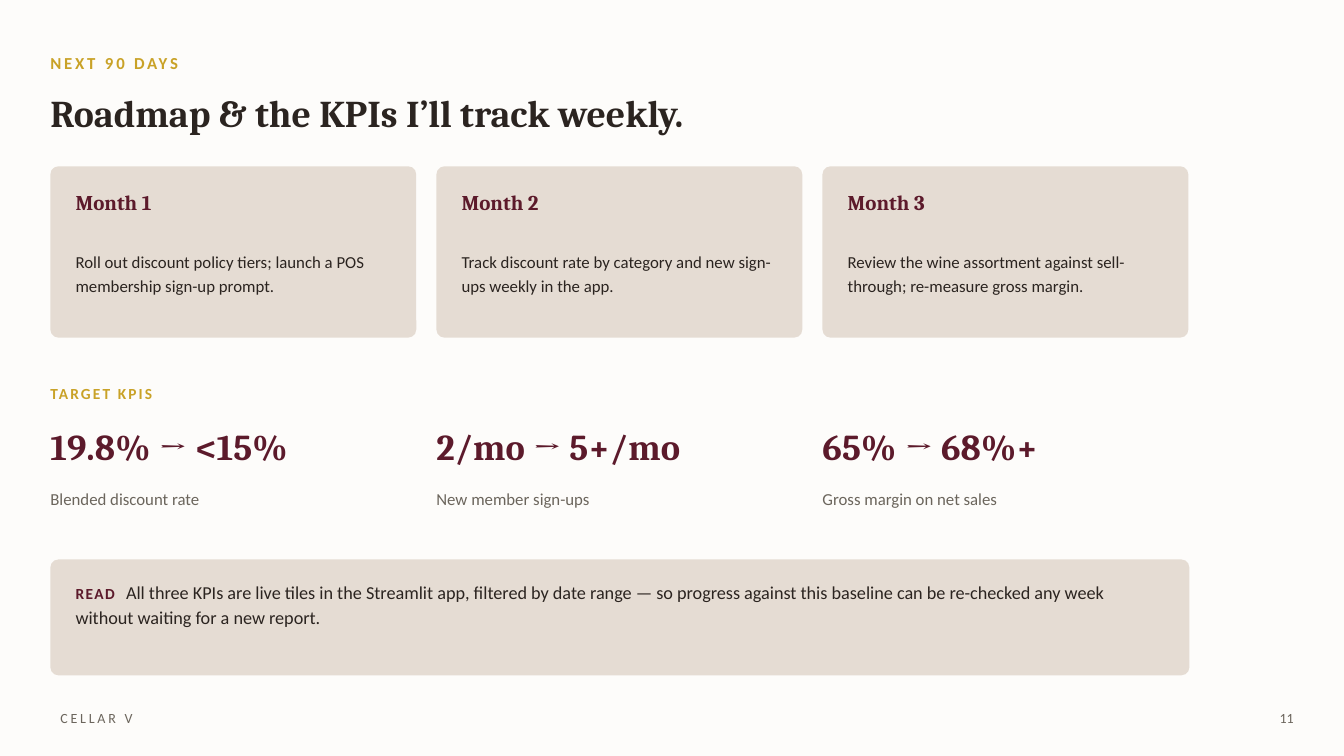
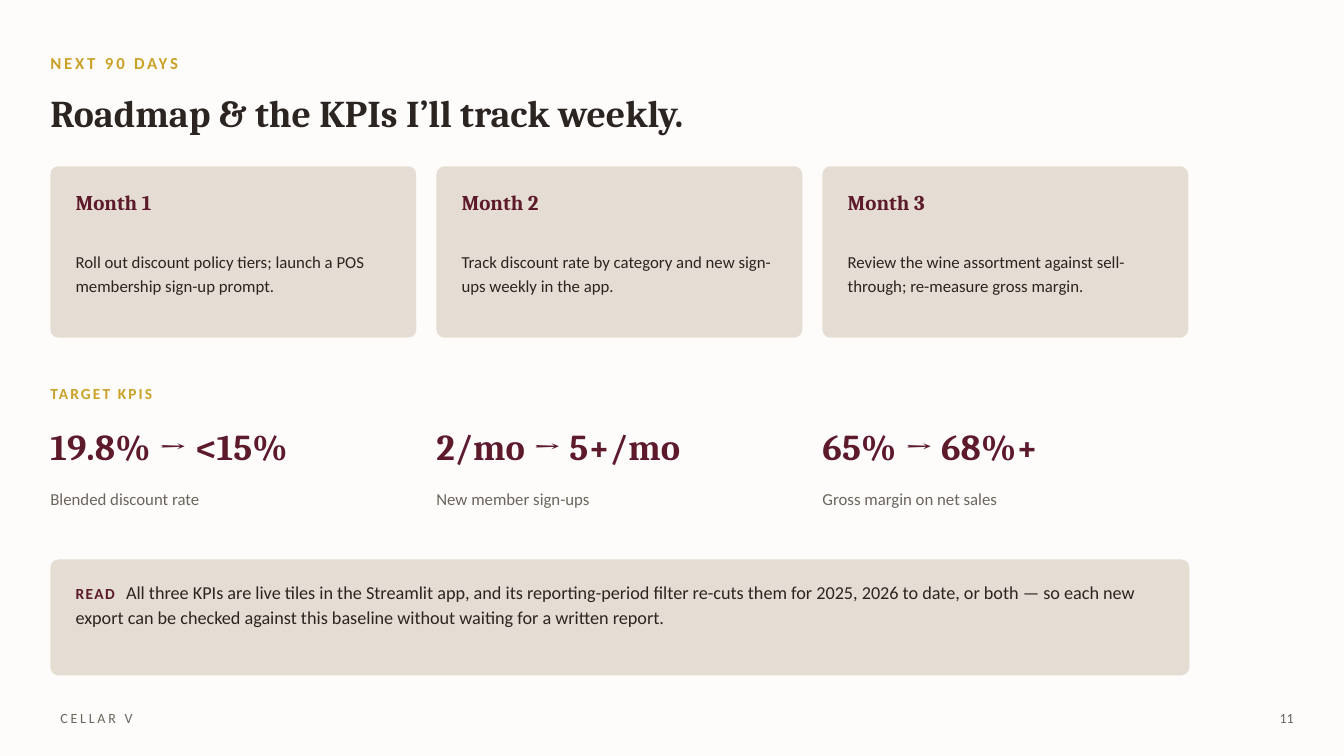
Before and after one commit to andrizomai/Cellar-V-Dashbaord-, a slide deck: slide 11 of presentation/Cellar_V_Data_Story.pptx. Drawn at 1344x756 pixels with LibreOffice and Linux fonts; fonts in the diff are those of the drawing. Boxes give left, top, right and bottom in pixels: in the first picture for what was removed or moved away, otherwise in the second. Text is boxed around its words. In the diff, an @@ line names an element or a change of style, - is before the commit and + after.

Commit message:
Add reporting-period filter; fix stale claims and dead code
The deck told graders the app was "filtered by date range" but the app
had no interactive controls at all -- tab switching and chart hover
were the only interactivity. Rather than delete the claim, made it
true, since the rubric's learning outcome explicitly asks for
dashboards "enabling real-time exploration of key metrics".

The POS exports arrive one file per year, so the honest unit of
filtering is a reporting period, not an arbitrary date range:
build_data.py now emits long-format per-year category and product
breakdowns, and the app recomputes every in-person KPI, chart and
sentence for 2025, 2026-to-date, or both. Verified the combined view
reproduces the previously-verified headline figures exactly. The
Online Channel tab is Shopify-lifetime and says so.

Also fixed by this pass:
- prose that hardcoded "since the start of 2025" and "about 2 a
  month" now derives from the selected period, so it can't contradict
  the numbers beside it
- the Rose discount caveat computed its own figures instead of
  hardcoding a combined-period number
- README still said members spend "2.5x more per item" (corrected to
  per sale in app.py two commits ago, missed here)
- added a caveat that the per-day figure spans calendar days
  including closed days
- dropped unused colour constants, an unused import, and three
  generated data files nothing read any more

```diff
--- a/presentation/Cellar_V_Data_Story.pptx
+++ b/presentation/Cellar_V_Data_Story.pptx
@@ text at [76,586,1135,627]: text changed @@
-READ All three KPIs are live tiles in the Streamlit app, filtered by date range — so progress against this baseline can be re-checked any week without waiting for a new report.
+READ All three KPIs are live tiles in the Streamlit app, and its reporting-period filter re-cuts them for 2025, 2026 to date, or both — so each new export can be checked against this baseline without waiting for a written report.
```
Also in this commit, not shown: 1 other slide changed, 11 other files.
